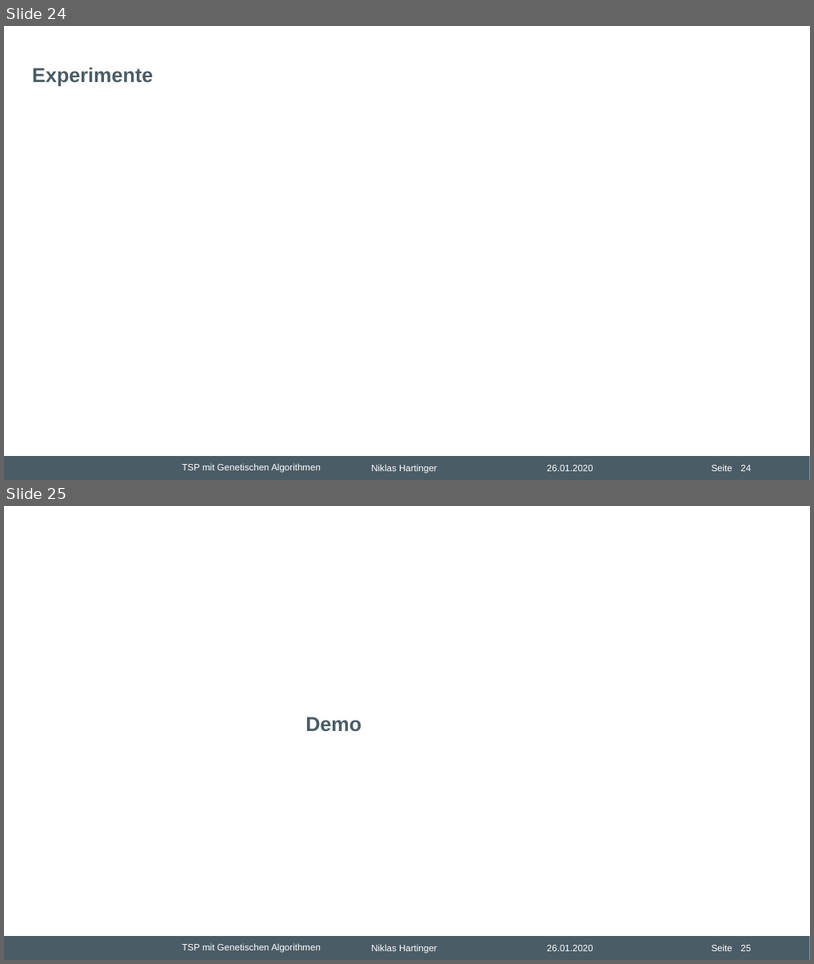
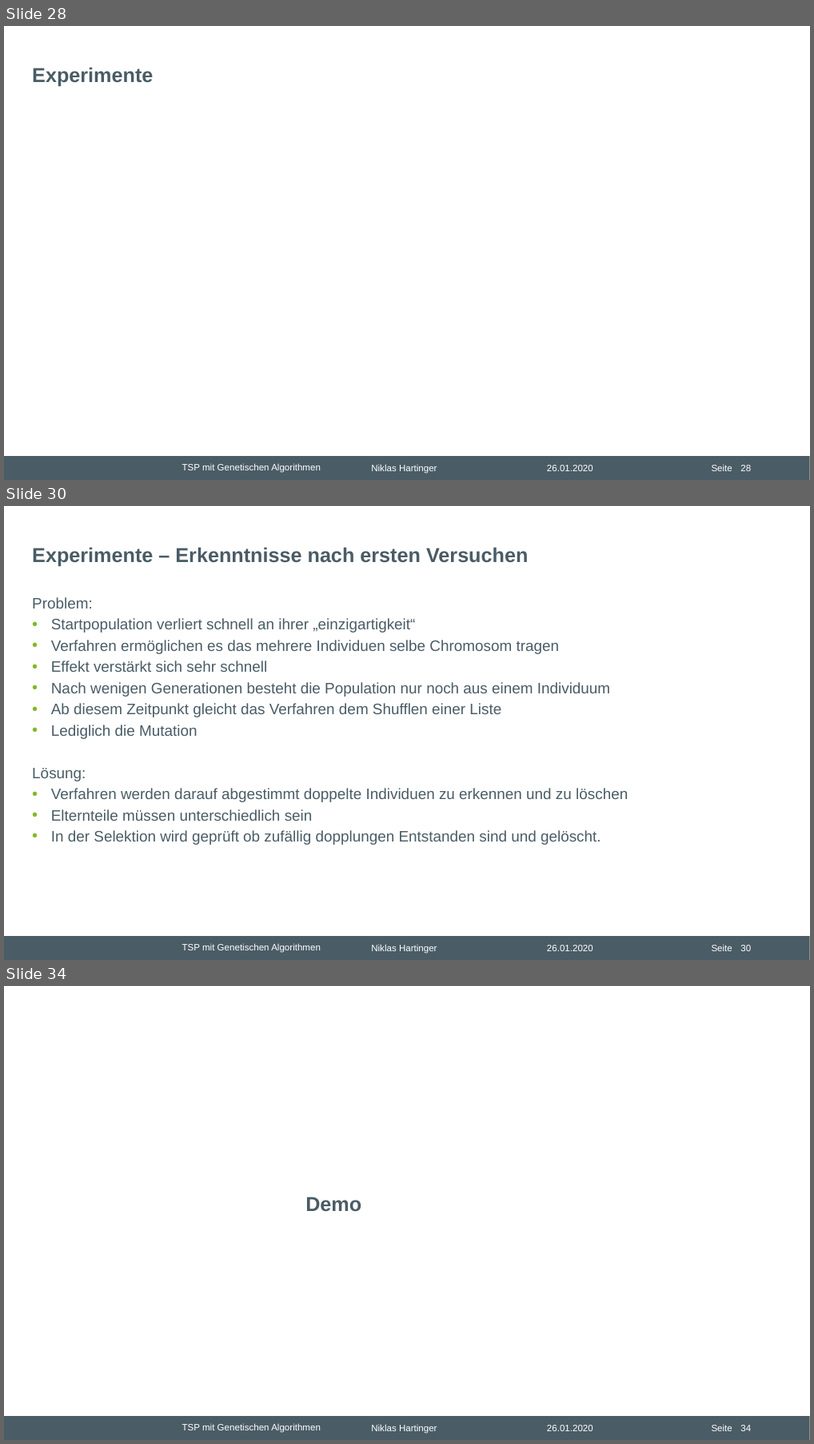
Before and after one commit to nhrt/Genetic-Algorithms, a slide deck: Projektvortrag/Präsentation Projektvortrag.pptx. Shown one above the other, each under a label of ours: slides 24 and 25 before the commit, slides 28, 30 and 34 after it; the slides between them are not shown. The pictures are 814x964 and 814x1444 pixels, drawn with LibreOffice and Linux fonts; fonts in the diff are those of the drawing; background and template pictures are left out. Boxes give left, top, right and bottom in pixels: in the first picture for what was removed or moved away, otherwise in the second. Text is boxed around its words. In the diff, an @@ line names an element or a change of style, - is before the commit and + after.

```diff
--- a/Projektvortrag/Präsentation Projektvortrag.pptx
+++ b/Projektvortrag/Präsentation Projektvortrag.pptx
@@ slide 30 added at <box>4,506,810,960</box>, background #FFFFFF; not listed: 6 template elements that a slide beside it also shows @@
@@ title added at <box>32,547,528,567</box>, 24 pt, text #4A5C66, bold @@
+Experimente – Erkenntnisse nach ersten Versuchen
@@ text added at <box>32,597,628,844</box>, 18 pt, text #4A5C66 @@
+Problem:
+• Startpopulation verliert schnell an ihrer „einzigartigkeit“
+• Verfahren ermöglichen es das mehrere Individuen selbe Chromosom tragen
+• Effekt verstärkt sich sehr schnell
+• Nach wenigen Generationen besteht die Population nur noch aus einem Individuum
+• Ab diesem Zeitpunkt gleicht das Verfahren dem Shufflen einer Liste
+• Lediglich die Mutation
+Lösung:
+• Verfahren werden darauf abgestimmt doppelte Individuen zu erkennen und zu löschen
+• Elternteile müssen unterschiedlich sein
+• In der Selektion wird geprüft ob zufällig dopplungen Entstanden sind und gelöscht.
@@ what was slide 24 is now slide 28 @@
@@ page number at <box>741,464,751,471</box>: text changed @@
-24
+28
@@ what was slide 25 is now slide 34 @@
@@ page number at <box>741,1424,751,1431</box>: text changed @@
-25
+34
```
Also in this commit, not shown: 2 slides changed, 8 other slides added.
